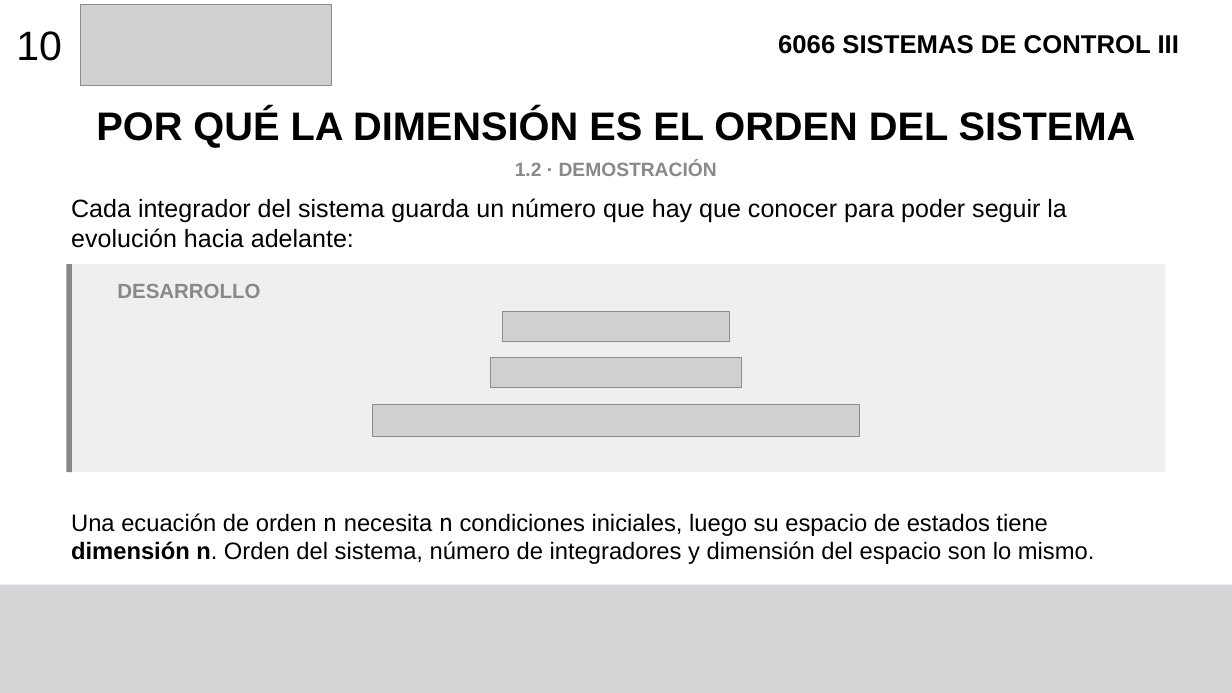
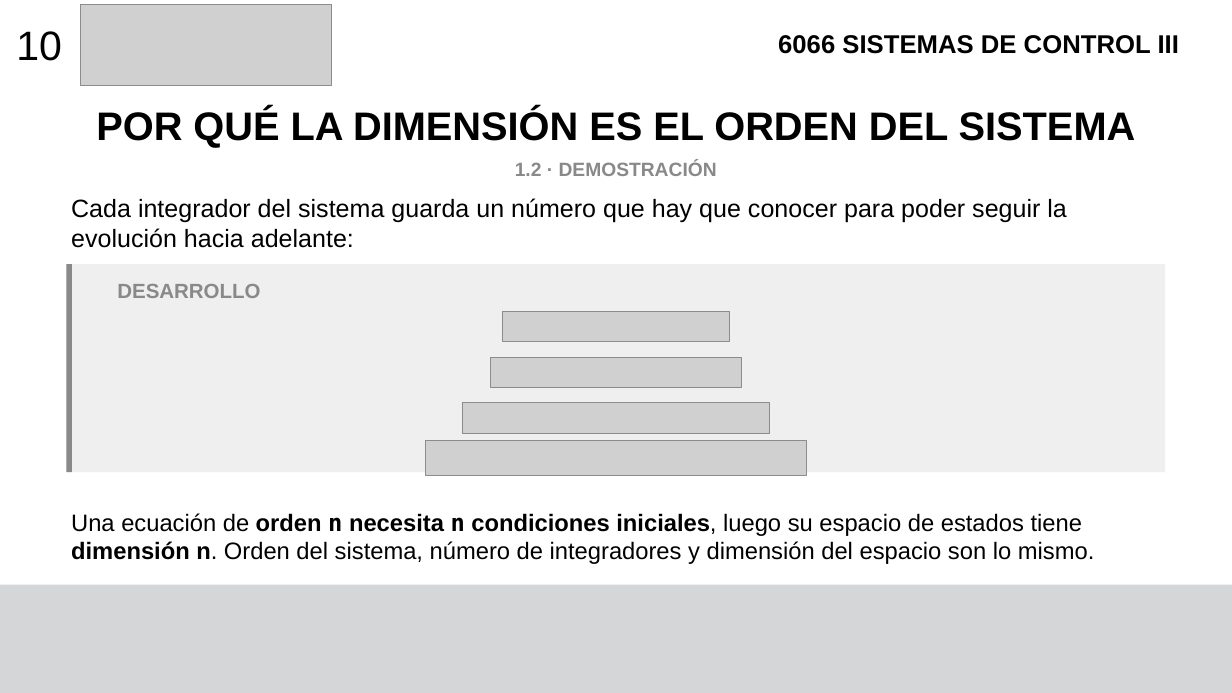
Before and after one commit to F4bian1012/Sistemas-de-Control-III, a slide deck: slide 12 of Semana_2_Clasificacion_de_sistemas/Introduccion al espacio de estados.pptx (slide 10 before the commit). Drawn at 1232x693 pixels with LibreOffice and Linux fonts; fonts in the diff are those of the drawing; grey boxes stand for pictures. Boxes give left, top, right and bottom in pixels: in the first picture for what was removed or moved away, otherwise in the second. Text is boxed around its words. In the diff, an @@ line names an element or a change of style, - is before the commit and + after.

Commit message:
Nuevas actualizaciones en Introduccion al espacio de estados

```diff
--- a/Semana_2_Clasificacion_de_sistemas/Introduccion al espacio de estados.pptx
+++ b/Semana_2_Clasificacion_de_sistemas/Introduccion al espacio de estados.pptx
@@ picture resized from (x1=372, y1=405, x2=860, y2=436) to (x1=462, y1=402, x2=770, y2=433) @@
@@ picture added at (x1=425, y1=440, x2=807, y2=476) @@
@@ text "Una ecuación de orden n ..." at (x1=71, y1=513, x2=1094, y2=564): bold on in "orden n necesita n condiciones iniciales," @@
```
Also in this commit, not shown: 12 other slides changed, 3 slides added.
